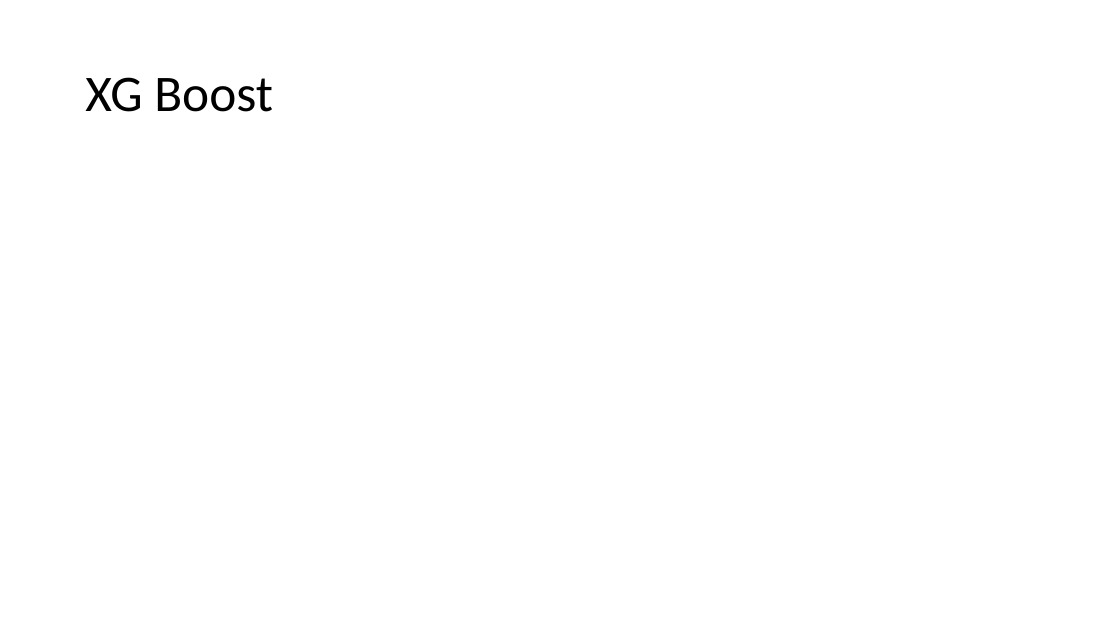
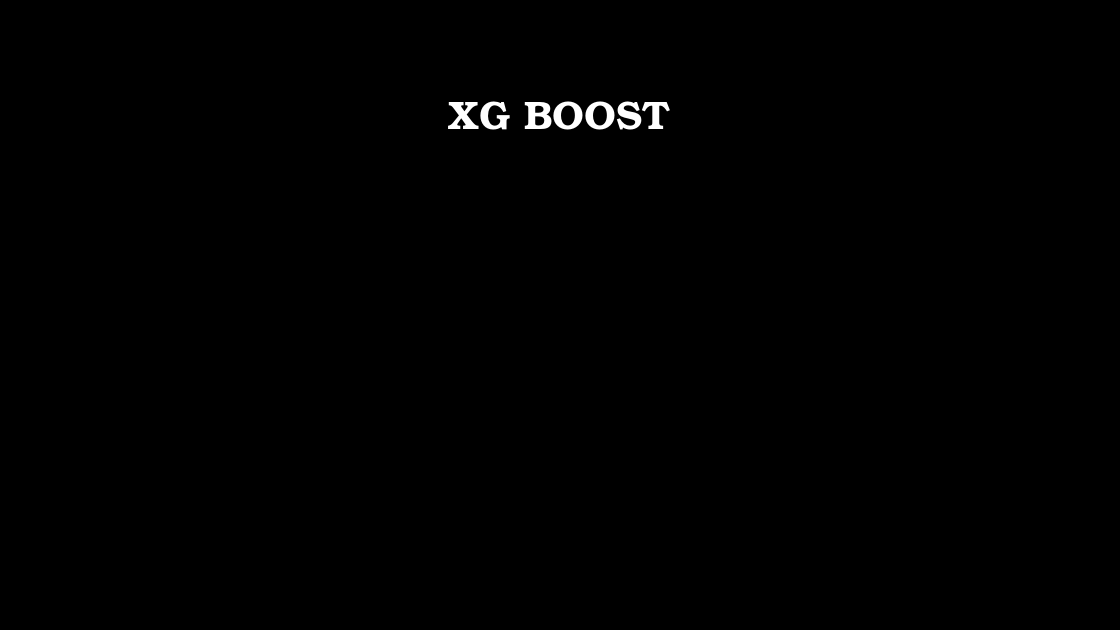
Before and after one commit to pratha19/Hourly_Energy_Consumption_Prediction, a slide deck: slide 16 of Capstone1_SDGE_ML.pptx (slide 13 before the commit). Drawn at 1120x630 pixels with LibreOffice and Linux fonts; fonts in the diff are those of the drawing; background and template pictures are left out. Boxes give left, top, right and bottom in pixels: in the first picture for what was removed or moved away, otherwise in the second. Text is boxed around its words. In the diff, an @@ line names an element or a change of style, - is before the commit and + after.

```diff
--- a/Capstone1_SDGE_ML.pptx
+++ b/Capstone1_SDGE_ML.pptx
@@ background #FFFFFF to picture (left out) @@
@@ title at [449, 101, 670, 130]: text changed; size 44 to 34 pt; font Calibri to TeX Gyre Bonum; text colour #000000 to #FFFFFF; bold on @@
-XG Boost
+XG BOOST
```
Also in this commit, not shown: 11 other slides changed, 6 slides added, 3 slides removed, 1 other file.
